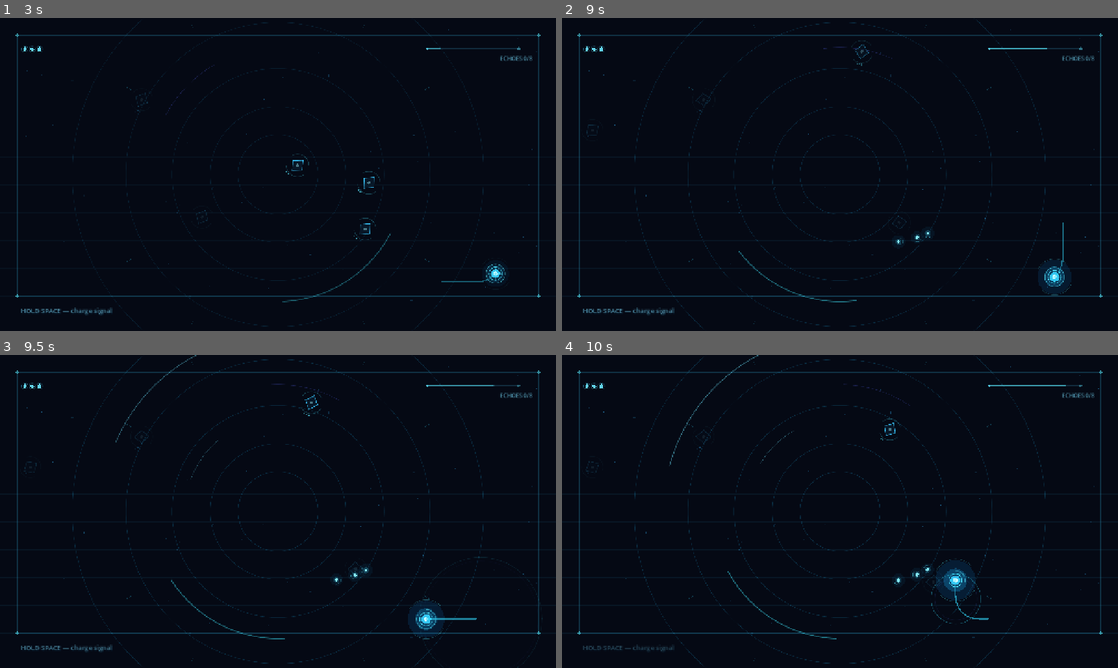
Above: before the commit, frames 1-4 (two rows, left to right).
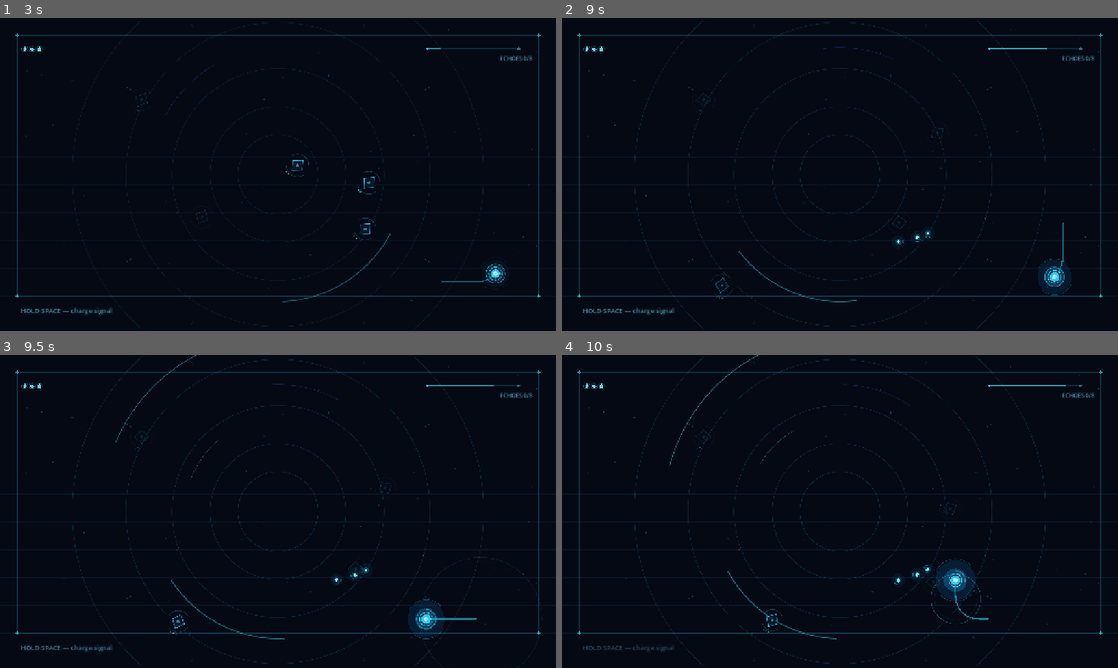
Above: after the commit, the same moments.

Repository: Gustavo-Wallace/hollow-signal
Game: Godot game, scene res://scenes/main.tscn
Two runs of this game, one before a commit and one after it. Both use one fixed random seed, a clock stepped at 60 frames per second and the inputs below.
Inputs:
- Up to frame 1 (3 s): tap Enter (ui_accept) at 0.5, 0.77, 1.52 s; hold D (move_right) 0.53-1.28 s; tap R every 0.75 s from 0.6 to 2.85 s; hold S (move_down) 1.28-2.03 s; hold D (move_right) 2.03-2.78 s; hold W (move_up) from 2.78 s (still down)
- Up to frame 2 (9 s): tap Enter (ui_accept) at 3.02, 3.77, 4.52, 6.02, 6.77, 7.52 s; release W (move_up) at 3.53 s; hold A (move_left) 3.53-5.03 s; tap R every 0.75 s from 3.6 to 8.85 s; hold S (move_down) 5.03-5.78 s; hold D (move_right) 5.78-6.53 s; hold W (move_up) 6.53-7.28 s; hold D (move_right) 7.28-8.03 s; hold S (move_down) 8.03-8.78 s; hold A (move_left) from 8.78 s (still down)
- Up to frame 3 (9.5 s): keep holding A (move_left); tap Enter (ui_accept) at 9.02 s
- Up to frame 4 (10 s): release A (move_left) at 9.53 s; hold W (move_up) from 9.53 s (still down); tap R at 9.6 s; tap Enter (ui_accept) at 9.77 s

Frame 1 is identical in both runs. In frame 2, less than 0.1% of the frame differs, in the area x 4-69%, y 7-90%; in frame 3, 0.1%; in frame 4, 0.1%, in the area x 4-71%, y 20-89%.

Commit message:
echo harvester enemy

Diff:
--- a/scripts/arena.gd
+++ b/scripts/arena.gd
@@ -3,6 +3,7 @@
 const VIEWPORT_SIZE := Vector2(1280.0, 720.0)
 const PULSE_SCRIPT := preload("res://scripts/pulse.gd")
 const WRAITH_SCRIPT := preload("res://scripts/echo_wraith.gd")
+const HARVESTER_SCRIPT := preload("res://scripts/echo_harvester.gd")
 const SHARD_SCRIPT := preload("res://scripts/echo_shard.gd")
 const SCAR_SCRIPT := preload("res://scripts/resonance_scar.gd")
 const ECHO_TARGET := 8
@@ -22,6 +23,7 @@
 var trace_lock := false
 var trace_position := Vector2.ZERO
 var trace_dash_timer := 0.0
+var harvester_spawn_cooldown := 0.0
 @onready var arena_camera: Camera2D = $ArenaCamera
 
 
@@ -37,6 +39,7 @@
 	_update_exposure()
 	if run_state == RunState.PLAYING:
 		elapsed_time += delta
+		harvester_spawn_cooldown = maxf(0.0, harvester_spawn_cooldown - delta)
 		_update_threat_spawner(delta)
 		_update_trace_lock(delta)
 	_update_camera_shake(delta)
@@ -159,6 +162,10 @@
 	add_child(shard)
 
 
+func harvester_destroyed() -> void:
+	harvester_spawn_cooldown = 7.0
+
+
 func collect_echo_shard(shard: Node2D) -> void:
 	if run_state != RunState.PLAYING:
 		return
@@ -188,7 +195,7 @@
 	spawn_timer -= delta
 	if spawn_timer > 0.0:
 		return
-	_spawn_wraith_at_edge()
+	_spawn_threat_at_edge()
 	var run_pressure := minf(elapsed_time / 90.0, 1.0)
 	var interval := 0.0
 	match get_exposure_band():
@@ -201,7 +208,7 @@
 	spawn_timer = maxf(0.95, interval)
 
 
-func _spawn_wraith_at_edge() -> void:
+func _spawn_threat_at_edge() -> void:
 	var player := get_tree().get_first_node_in_group("signal_player") as Node2D
 	var spawn_position := Vector2(80.0, 80.0)
 	for attempt in 8:
@@ -213,13 +220,18 @@
 			_: spawn_position = Vector2(70.0, randf_range(70.0, 620.0))
 		if player == null or spawn_position.distance_to(player.global_position) >= 290.0:
 			break
-	var wraith := Node2D.new()
-	wraith.set_script(WRAITH_SCRIPT)
-	wraith.position = spawn_position
-	add_child(wraith)
-	wraith.call("begin_emergence")
-	if exposure >= 0.34 or is_machine_panic():
-		wraith.call("wake_for_exposure", maxf(exposure, 0.5))
+	var can_spawn_harvester := (echoes_collected >= 2 or elapsed_time >= 24.0) and harvester_spawn_cooldown <= 0.0 and get_tree().get_nodes_in_group("echo_harvester").is_empty()
+	var harvester_chance := 0.25 if is_machine_panic() else 0.18
+	var threat := Node2D.new()
+	if can_spawn_harvester and randf() <= harvester_chance:
+		threat.set_script(HARVESTER_SCRIPT)
+	else:
+		threat.set_script(WRAITH_SCRIPT)
+	threat.position = spawn_position
+	add_child(threat)
+	threat.call("begin_emergence")
+	if threat.has_method("wake_for_exposure") and (exposure >= 0.34 or is_machine_panic()):
+		threat.call("wake_for_exposure", maxf(exposure, 0.5))
 
 
 func get_exposure_band() -> int:
--- /dev/null
+++ b/scripts/echo_harvester.gd
@@ -0,0 +1,244 @@
+extends Node2D
+
+const SEEK_SPEED := 104.0
+const CHARGED_SPEED := 162.0
+const ACCELERATION := 170.0
+const CHANNEL_DISTANCE := 27.0
+const CHANNEL_DURATION_LOW := 0.64
+const CHANNEL_DURATION_CRITICAL := 0.44
+const CHANNEL_INTERRUPTION := 0.62
+const STAGGER_DURATION := 0.32
+const DEATH_DURATION := 0.48
+const ARENA_BOUNDS := Rect2(64.0, 64.0, 1152.0, 552.0)
+
+var health := 4
+var stored_echoes := 0
+var velocity := Vector2.ZERO
+var target_shard: Node2D
+var channeling := false
+var channel_time := 0.0
+var channel_pause := 0.0
+var reveal_time := 0.0
+var reveal_amount := 0.12
+var flash_amount := 0.0
+var stagger_time := 0.0
+var stagger_brake := 0.0
+var pulse_resistance := 0.0
+var resistance_hold := 0.0
+var phase := 0.0
+var emergence := 1.0
+var dying := false
+var death_time := 0.0
+var wander_target := Vector2.ZERO
+
+
+func _ready() -> void:
+	process_mode = Node.PROCESS_MODE_PAUSABLE
+	add_to_group("echo_wraith")
+	add_to_group("echo_harvester")
+	phase = fmod(global_position.x * 0.017 + global_position.y * 0.027, TAU)
+	wander_target = _next_wander_target()
+	queue_redraw()
+
+
+func _process(delta: float) -> void:
+	if not get_parent().is_playing():
+		return
+	if dying:
+		_process_death(delta)
+		return
+	channel_pause = maxf(0.0, channel_pause - delta)
+	reveal_time = maxf(0.0, reveal_time - delta)
+	flash_amount = maxf(0.0, flash_amount - delta * 3.4)
+	stagger_time = maxf(0.0, stagger_time - delta)
+	resistance_hold = maxf(0.0, resistance_hold - delta)
+	if resistance_hold <= 0.0:
+		pulse_resistance = move_toward(pulse_resistance, 0.0, delta * 0.7)
+	emergence = move_toward(emergence, 1.0, delta * 2.1)
+	if channeling:
+		_process_channel(delta)
+	else:
+		_process_movement(delta)
+	var target_reveal := 1.0 if reveal_time > 0.0 or channeling or stored_echoes >= 2 else 0.12
+	reveal_amount = move_toward(reveal_amount, target_reveal, delta * 1.5)
+	rotation += delta * (0.24 + stored_echoes * 0.18)
+	queue_redraw()
+
+
+func _process_movement(delta: float) -> void:
+	var player := get_tree().get_first_node_in_group("signal_player") as Node2D
+	var player_exposure := float(player.call("get_exposure")) if player else 0.0
+	if stagger_time > 0.0:
+		velocity = velocity.move_toward(Vector2.ZERO, delta * 440.0 * stagger_brake)
+	elif stored_echoes >= 2 and player:
+		var charged_direction := global_position.direction_to(player.global_position)
+		velocity = velocity.move_toward(charged_direction * CHARGED_SPEED * (1.0 + player_exposure * 0.35), delta * ACCELERATION)
+	elif channel_pause <= 0.0:
+		if not _valid_target_shard():
+			target_shard = _find_nearest_shard()
+		if target_shard:
+			var shard_direction := global_position.direction_to(target_shard.global_position)
+			velocity = velocity.move_toward(shard_direction * SEEK_SPEED * (1.0 + player_exposure * 0.22), delta * ACCELERATION)
+			if global_position.distance_to(target_shard.global_position) <= CHANNEL_DISTANCE:
+				channeling = true
+				channel_time = 0.0
+		else:
+			if global_position.distance_to(wander_target) <= 16.0:
+				wander_target = _next_wander_target()
+			var wander_direction := global_position.direction_to(wander_target)
+			velocity = velocity.move_toward(wander_direction * 44.0, delta * 72.0)
+	else:
+		velocity = velocity.move_toward(Vector2.ZERO, delta * 130.0)
+	global_position += velocity * delta
+	global_position = global_position.clamp(ARENA_BOUNDS.position, ARENA_BOUNDS.end)
+	if stored_echoes >= 2 and player and global_position.distance_to(player.global_position) <= 28.0:
+		player.call("take_damage", global_position)
+
+
+func _process_channel(delta: float) -> void:
+	if not _valid_target_shard():
+		_cancel_channel(false)
+		return
+	velocity = velocity.move_toward(Vector2.ZERO, delta * 360.0)
+	channel_time += delta
+	var player := get_tree().get_first_node_in_group("signal_player")
+	var player_exposure := float(player.call("get_exposure")) if player else 0.0
+	var channel_duration := lerpf(CHANNEL_DURATION_LOW, CHANNEL_DURATION_CRITICAL, player_exposure)
+	var pull_strength := clampf(channel_time / channel_duration, 0.0, 1.0)
+	target_shard.global_position = target_shard.global_position.lerp(global_position, delta * (0.5 + pull_strength * 1.5))
+	if channel_time >= channel_duration:
+		target_shard.queue_free()
+		target_shard = null
+		channeling = false
+		stored_echoes = mini(2, stored_echoes + 1)
+		flash_amount = 1.0
+		reveal_time = 1.4
+		queue_redraw()
+
+
+func _valid_target_shard() -> bool:
+	return target_shard != null and is_instance_valid(target_shard) and target_shard.is_in_group("echo_shard")
+
+
+func _find_nearest_shard() -> Node2D:
+	var nearest: Node2D = null
+	var nearest_distance := INF
+	for shard in get_tree().get_nodes_in_group("echo_shard"):
+		if shard is Node2D:
+			var distance := global_position.distance_to(shard.global_position)
+			if distance < nearest_distance:
+				nearest = shard
+				nearest_distance = distance
+	return nearest
+
+
+func _next_wander_target() -> Vector2:
+	var center := Vector2(640.0, 350.0)
+	var direction := Vector2.RIGHT.rotated(phase + randf_range(-1.2, 1.2))
+	return center + direction * randf_range(130.0, 250.0)
+
+
+func _cancel_channel(interrupted: bool) -> void:
+	channeling = false
+	channel_time = 0.0
+	target_shard = null
+	if interrupted:
+		channel_pause = CHANNEL_INTERRUPTION
+
+
+func receive_signal_pulse(origin: Vector2, force: float, damage: int, signal_stagger_scale: float = 1.0) -> void:
+	if dying:
+		return
+	var push_direction := origin.direction_to(global_position)
+	if push_direction == Vector2.ZERO:
+		push_direction = Vector2.RIGHT.rotated(phase)
+	var player := get_tree().get_first_node_in_group("signal_player")
+	var player_exposure := float(player.call("get_exposure")) if player else 0.0
+	var exposure_control := 0.82
+	if player_exposure >= 0.67:
+		exposure_control = 0.44
+	elif player_exposure >= 0.34:
+		exposure_control = 0.64
+	var stored_resistance := 0.72 if stored_echoes >= 2 else 1.0
+	var resistance_control := maxf(0.26, 1.0 - pulse_resistance * 0.64)
+	var control_factor := exposure_control * stored_resistance * resistance_control * signal_stagger_scale
+	_cancel_channel(true)
+	reveal_time = maxf(reveal_time, 2.5)
+	flash_amount = 1.0
+	stagger_time = maxf(stagger_time, STAGGER_DURATION * control_factor)
+	stagger_brake = control_factor
+	velocity = velocity * lerpf(0.84, 0.34, control_factor) + push_direction * force * control_factor * 0.78
+	pulse_resistance = minf(1.0, pulse_resistance + 0.36)
+	resistance_hold = 1.1
+	var applied_damage := damage if signal_stagger_scale >= 0.52 else 0
+	health -= applied_damage
+	if health <= 0:
+		_begin_death()
+	queue_redraw()
+
+
+func begin_emergence() -> void:
+	emergence = 0.0
+	reveal_amount = 0.03
+	queue_redraw()
+
+
+func wake_for_exposure(exposure_level: float) -> void:
+	reveal_time = lerpf(0.6, 1.6, exposure_level)
+	queue_redraw()
+
+
+func _begin_death() -> void:
+	dying = true
+	death_time = 0.0
+	velocity = Vector2.ZERO
+	remove_from_group("echo_wraith")
+	remove_from_group("echo_harvester")
+	for index in stored_echoes:
+		var direction := Vector2.RIGHT.rotated(phase + float(index) * PI)
+		get_parent().spawn_echo_shard(global_position + direction * 19.0)
+	get_parent().harvester_destroyed()
+
+
+func _process_death(delta: float) -> void:
+	death_time += delta
+	queue_redraw()
+	if death_time >= DEATH_DURATION:
+		queue_free()
+
+
+func _draw() -> void:
+	if dying:
+		_draw_fragments()
+		return
+	var pulse := sin(Time.get_ticks_msec() * 0.0025 + phase) * 0.5 + 0.5
+	var alpha := lerpf(0.12, 0.86, reveal_amount) * emergence
+	var core_alpha := alpha * (0.38 + flash_amount * 0.62)
+	var points := PackedVector2Array([Vector2(0, -20), Vector2(9, -10), Vector2(9, 10), Vector2(0, 20), Vector2(-9, 10), Vector2(-9, -10)])
+	for index in points.size():
+		draw_line(points[index], points[(index + 1) % points.size()], Color(0.25, 0.82, 1.0, alpha), 1.25, true)
+	draw_arc(Vector2.ZERO, 16.0 + pulse * 2.0, 0.35, PI - 0.35, 28, Color(0.35, 0.9, 1.0, core_alpha), 1.2, true)
+	draw_arc(Vector2.ZERO, 16.0 + pulse * 2.0, PI + 0.35, TAU - 0.35, 28, Color(0.35, 0.9, 1.0, core_alpha), 1.2, true)
+	draw_circle(Vector2.ZERO, 3.5 + flash_amount * 1.6, Color(0.58, 0.96, 1.0, core_alpha))
+	if channeling and _valid_target_shard():
+		var local_target := to_local(target_shard.global_position)
+		var channel_alpha := alpha * (0.45 + sin(Time.get_ticks_msec() * 0.014) * 0.2)
+		draw_line(Vector2.ZERO, local_target, Color(0.45, 0.94, 1.0, channel_alpha), 1.0, true)
+		draw_arc(Vector2.ZERO, 24.0, 0.0, TAU, 32, Color(0.38, 0.86, 1.0, channel_alpha), 1.0, true)
+	for index in stored_echoes:
+		var orbit_angle := phase + Time.get_ticks_msec() * (0.0018 + stored_echoes * 0.0015) + float(index) * PI
+		var orbit_position := Vector2.RIGHT.rotated(orbit_angle) * 25.0
+		draw_circle(orbit_position, 3.2, Color(0.58, 0.98, 1.0, alpha * 0.9))
+	if stored_echoes >= 2:
+		draw_arc(Vector2.ZERO, 30.0 + pulse * 3.0, 0.0, TAU, 40, Color(0.46, 0.94, 1.0, alpha * 0.55), 1.5, true)
+	if emergence < 1.0:
+		draw_line(Vector2(0, -38.0 * (1.0 - emergence)), Vector2.ZERO, Color(0.3, 0.88, 1.0, alpha * 0.5), 1.0, true)
+
+
+func _draw_fragments() -> void:
+	var progress := clampf(death_time / DEATH_DURATION, 0.0, 1.0)
+	var alpha := (1.0 - progress) * 0.82
+	for angle in [0.0, TAU / 3.0, TAU * 2.0 / 3.0]:
+		var direction := Vector2.RIGHT.rotated(angle + phase)
+		draw_line(direction * (8.0 + progress * 34.0), direction * (20.0 + progress * 48.0), Color(0.38, 0.9, 1.0, alpha), 1.8, true)
+	draw_circle(Vector2.ZERO, 11.0 * (1.0 - progress), Color(0.48, 0.94, 1.0, alpha * 0.35))
Not shown, added: scripts/echo_harvester.gd.uid
